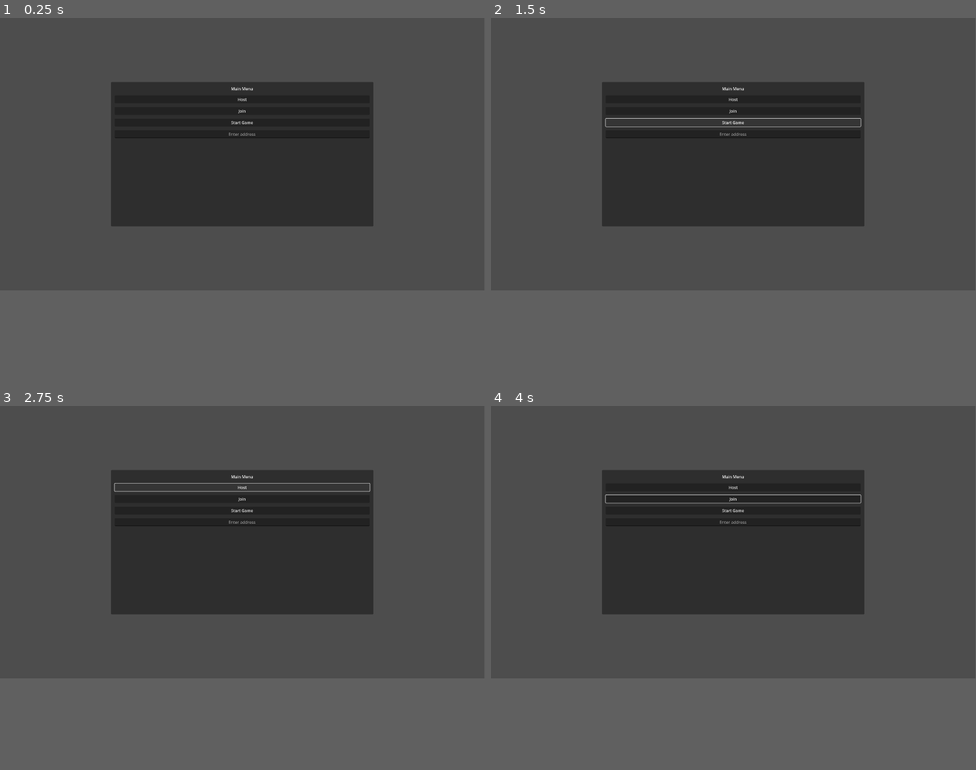
Above: before the commit, frames 1-4 (two rows, left to right).
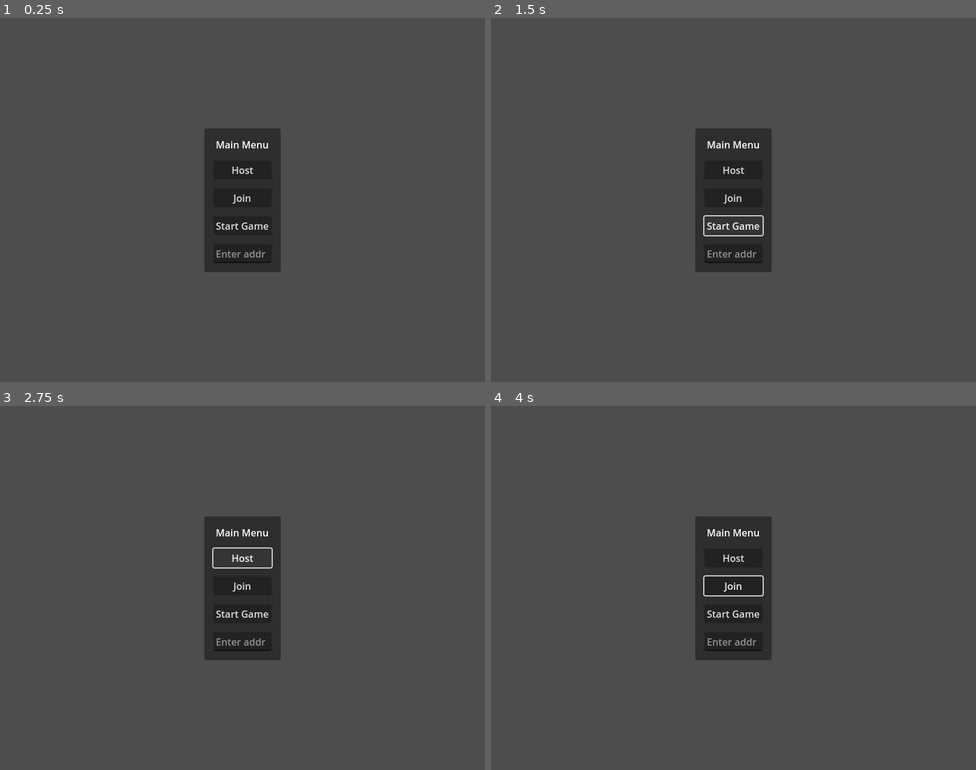
Above: after the commit, the same moments.

Repository: qdanq/Battle-duo
Game: Godot game, scene res://world.tscn
Two runs of this game, one before a commit and one after it. Both use one fixed random seed, a clock stepped at 60 frames per second and the inputs below.
Inputs (mouse positions are in pixels of both pictures, inside the frame that each line leads up to):
- Up to frame 1 (0.25 s): no input
- Up to frame 2 (1.5 s): click "Start Game" at 0.5 s; click "Start Game" at 1.25 s
- Up to frame 3 (2.75 s): click "Host" at 2 s
- Up to frame 4 (4 s): click "Join" at 2.75 s; move the mouse to (840, 529) at 3.52 s; hold Right (ui_right) from 3.53 s (still down); click (840, 529) at 3.6 s
In our replay, the window is 799x449 before the commit and 800x600 after it. These sizes can differ from the game's own. Grey fills any space a smaller window leaves; there, only what the larger window draws over its background counts as a difference.

The runs differ from the first frame. In frame 1, 19% of the frame differs, in the area x 22-77%, y 17-70%; in frame 2, 18%; in frame 3, 18%; in frame 4, 19%.
Error in both runs: Invalid access to property or key 'peer_connected_to_server' on a base object of type 'SceneMultiplayer'. (res://world.gd:18)

Commit message:
Revert "Change res to FHD."
This reverts commit 93c7df92fb7f43e90cc3822e32c2e68f899e499d.

Diff:
--- a/project.godot
+++ b/project.godot
@@ -21,8 +21,8 @@
 
 [display]
 
-window/size/viewport_width=1920
-window/size/viewport_height=1080
+window/size/viewport_width=800
+window/size/viewport_height=600
 
 [input]
 
